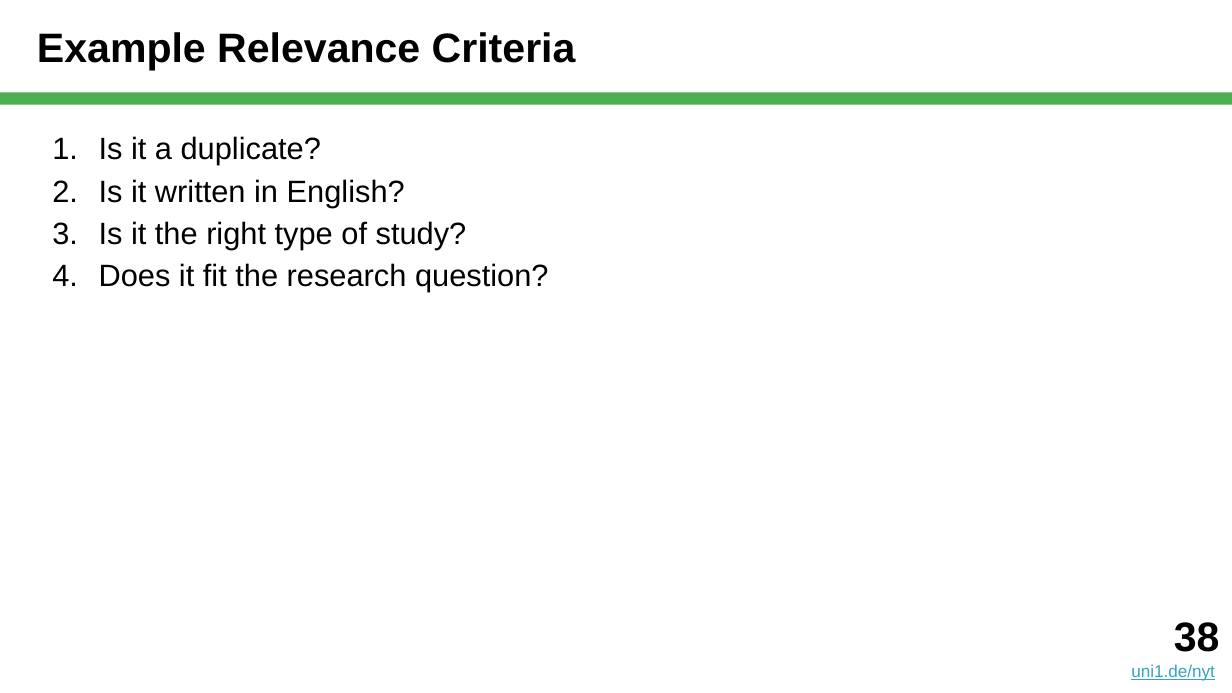
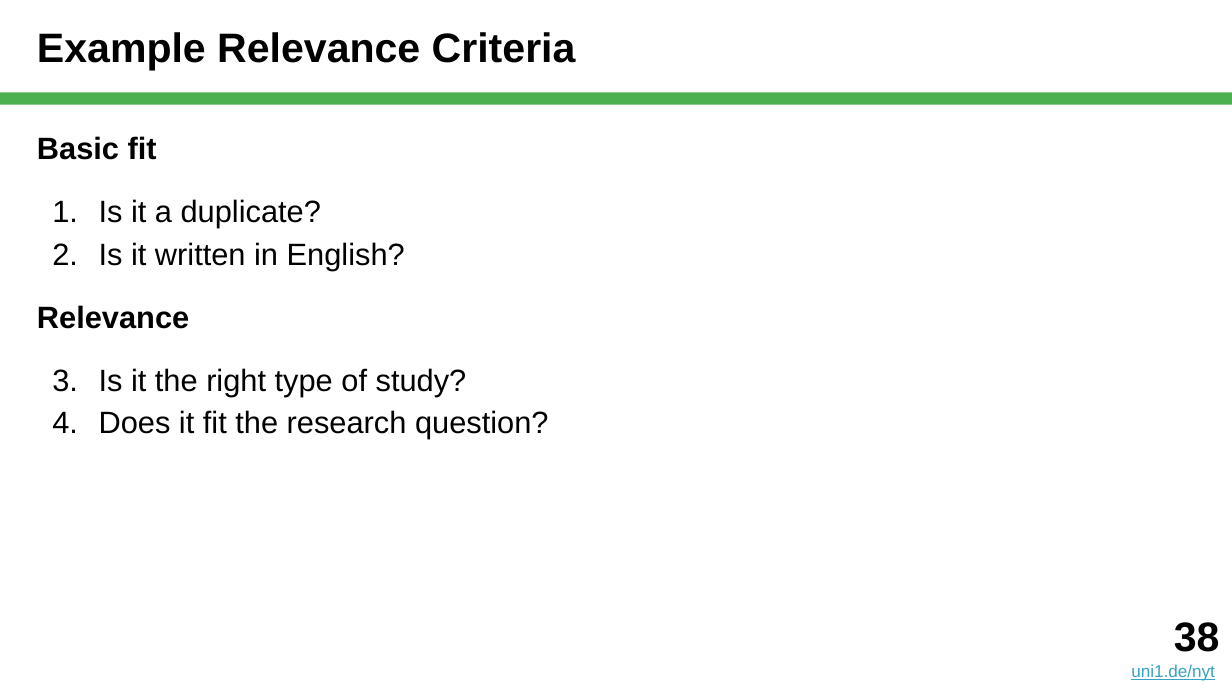
Before and after one commit to dirkriehle/nyt-course, a slide deck: slide 38 of Lecture slides/NYT C02 - Systematic Reviews.pptx. Drawn at 1232x693 pixels with LibreOffice and Linux fonts; fonts in the diff are those of the drawing. Boxes give left, top, right and bottom in pixels: in the first picture for what was removed or moved away, otherwise in the second. Text is boxed around its words. In the diff, an @@ line names an element or a change of style, - is before the commit and + after.

```diff
--- a/Lecture slides/NYT C02 - Systematic Reviews.pptx
+++ b/Lecture slides/NYT C02 - Systematic Reviews.pptx
@@ text at (37, 136, 157, 160): paragraph added @@
+Basic fit
@@ text at (99, 199, 467, 396): more space between paragraphs @@
@@ text at (37, 305, 189, 329): paragraph added @@
+Relevance
```
Also in this commit, not shown: 8 other slides changed, 6 slides added, 1 other file.
